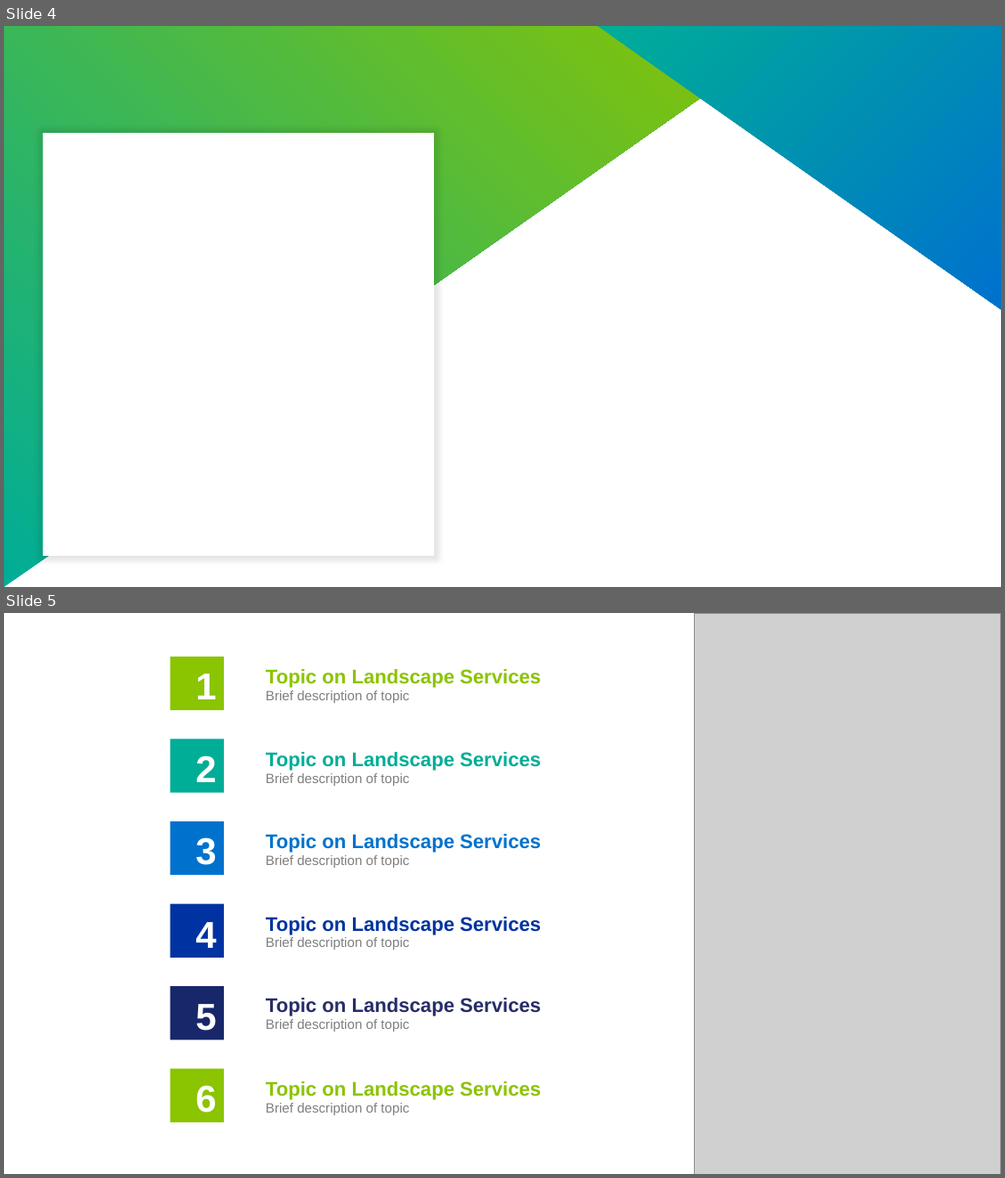
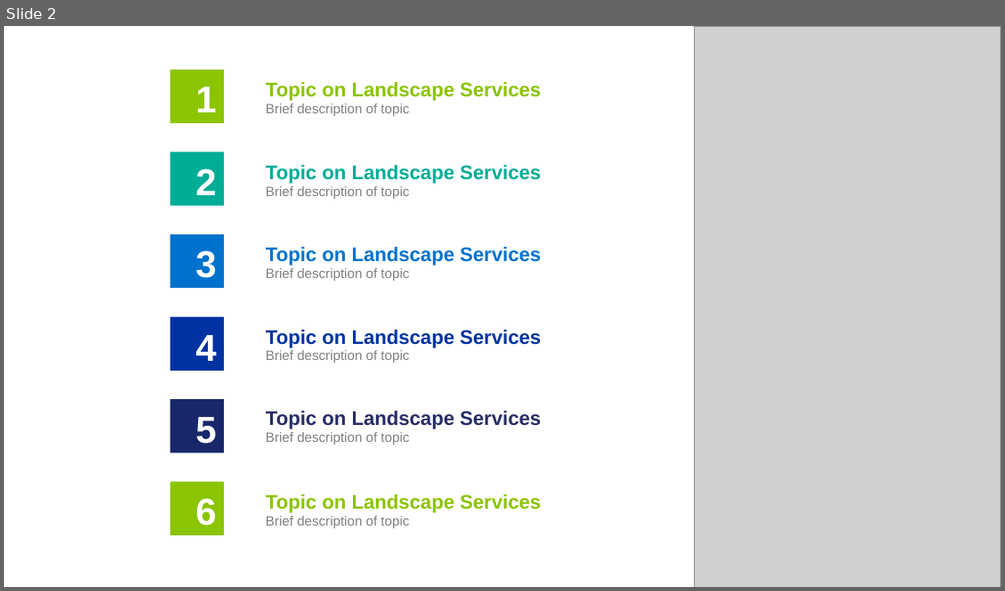
Before and after one commit to greg-e/irrigation, a slide deck: fsm_irrigation.pptx. Shown one above the other, each under a label of ours: slides 4 and 5 before the commit, slide 2 after it. The pictures are 1005x1178 and 1005x591 pixels, drawn with LibreOffice and Linux fonts; fonts in the diff are those of the drawing; grey boxes stand for pictures; background and template pictures are left out. Boxes give left, top, right and bottom in pixels: in the first picture for what was removed or moved away, otherwise in the second. Text is boxed around its words. In the diff, an @@ line names an element or a change of style, - is before the commit and + after.

```diff
--- a/fsm_irrigation.pptx
+++ b/fsm_irrigation.pptx
@@ slide 4 removed at <box>4,26,1001,587</box>, background #FFFFFF @@
@@ right triangle removed at <box>4,26,802,587</box> @@
@@ right triangle removed at <box>598,26,1001,310</box> @@
@@ rectangle removed at <box>43,133,434,556</box> @@
@@ what was slide 5 is now slide 2 @@
```
Also in this commit, not shown: 6 slides added, 15 other slides removed.
